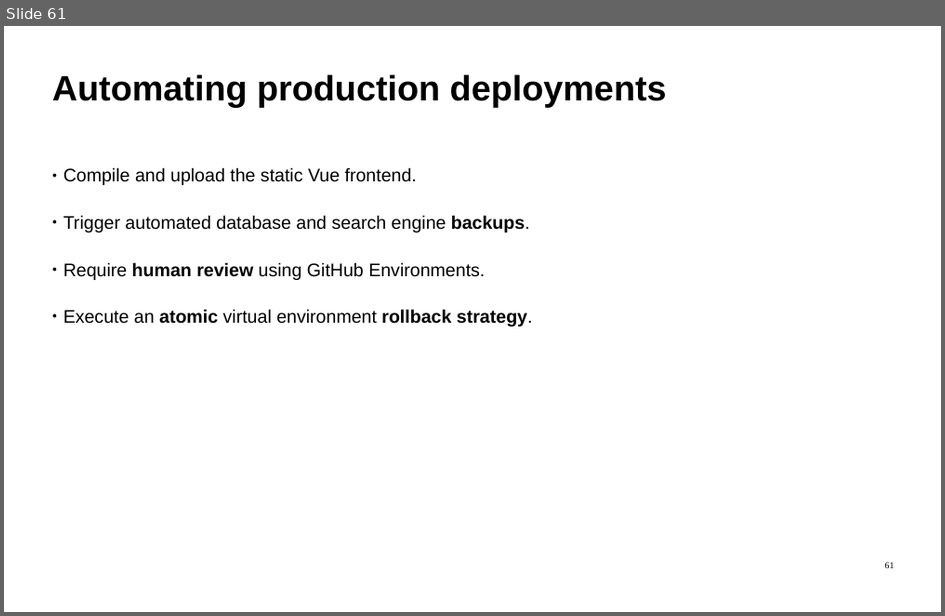
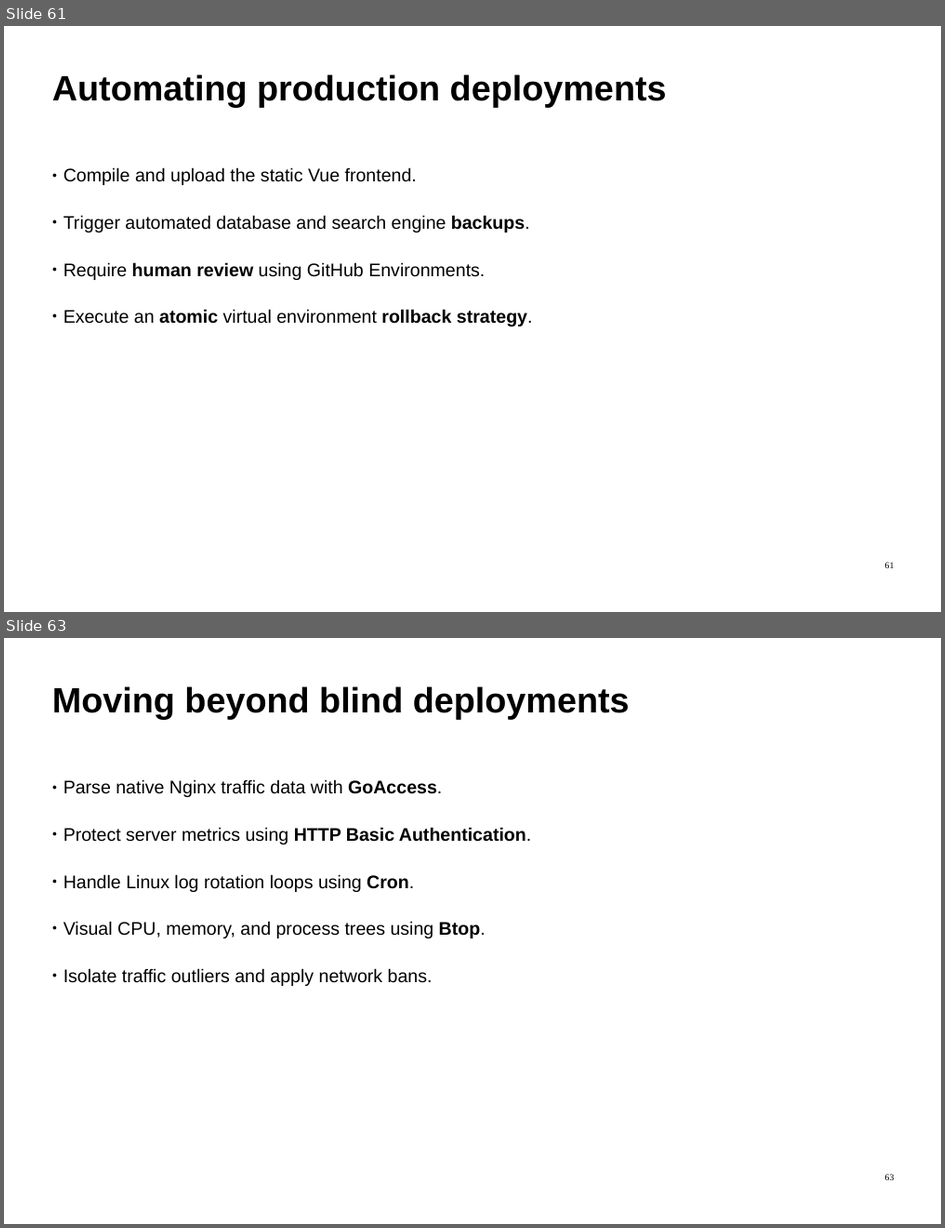
Before and after one commit to ImadSaddik/FullStackDeploymentHandbook, a slide deck: course-assets/slides/full_stack_deployment_guide.odp. Shown one above the other, each under a label of ours: slide 61 before the commit, slides 61 and 63 after it; the slides between them are not shown. The pictures are 945x616 and 945x1228 pixels, drawn with LibreOffice and Linux fonts; fonts in the diff are those of the drawing. Boxes give left, top, right and bottom in pixels: in the first picture for what was removed or moved away, otherwise in the second. Text is boxed around its words. In the diff, an @@ line names an element or a change of style, - is before the commit and + after.

```diff
--- a/course-assets/slides/full_stack_deployment_guide.odp
+++ b/course-assets/slides/full_stack_deployment_guide.odp
@@ slide 63 added at box(4, 638, 941, 1224), background #FFFFFF @@
@@ text added at box(52, 686, 630, 719), 54 pt, text #000000, bold @@
+Moving beyond blind deployments
@@ text added at box(64, 779, 531, 986), 28 pt, text #000000 @@
+● Parse native Nginx traffic data with GoAccess.
+● Protect server metrics using HTTP Basic Authentication.
+● Handle Linux log rotation loops using Cron.
+● Visual CPU, memory, and process trees using Btop.
+● Isolate traffic outliers and apply network bans.
@@ page number added at box(886, 1174, 895, 1180), 14 pt, text #000000 @@
+63
```
Also in this commit, not shown: 5 other slides added.
